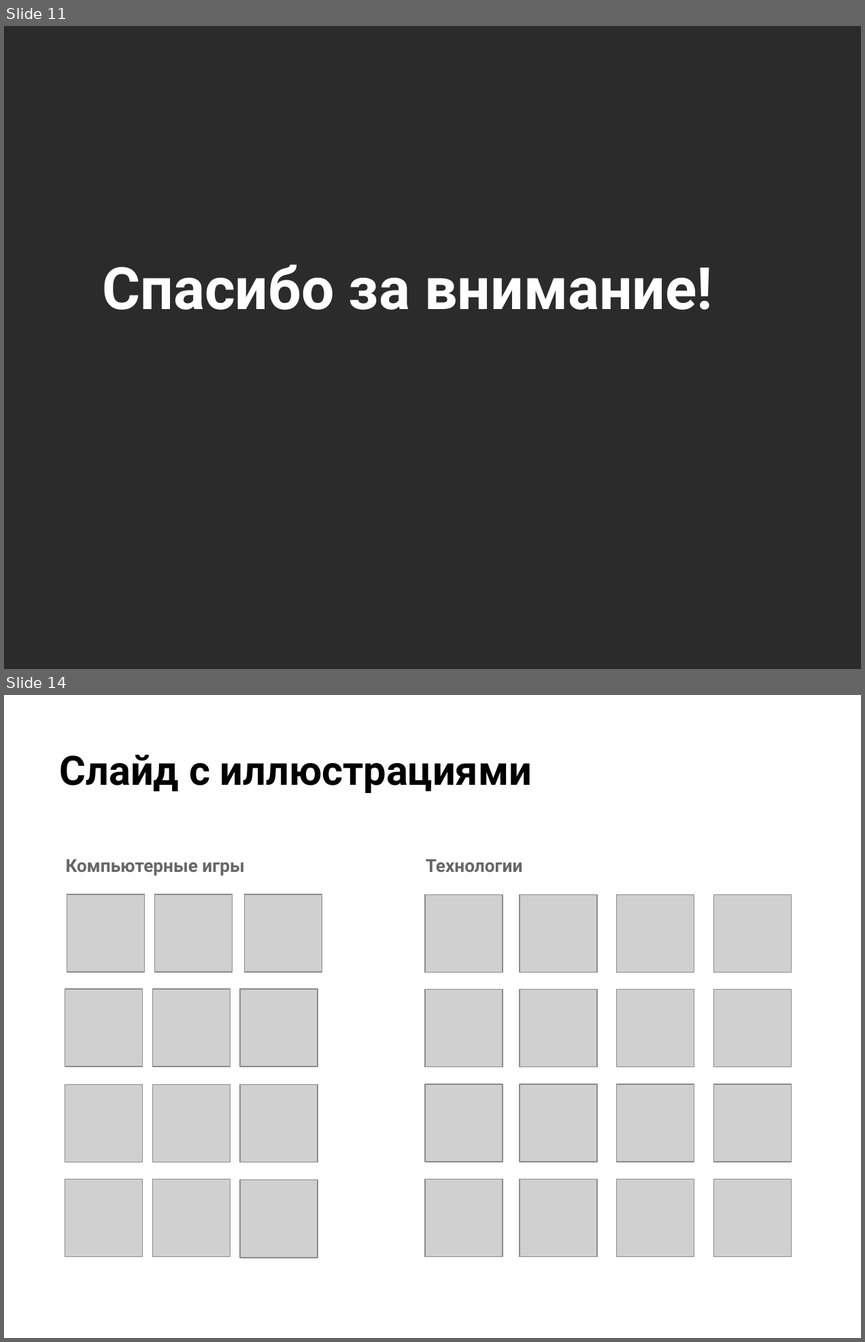
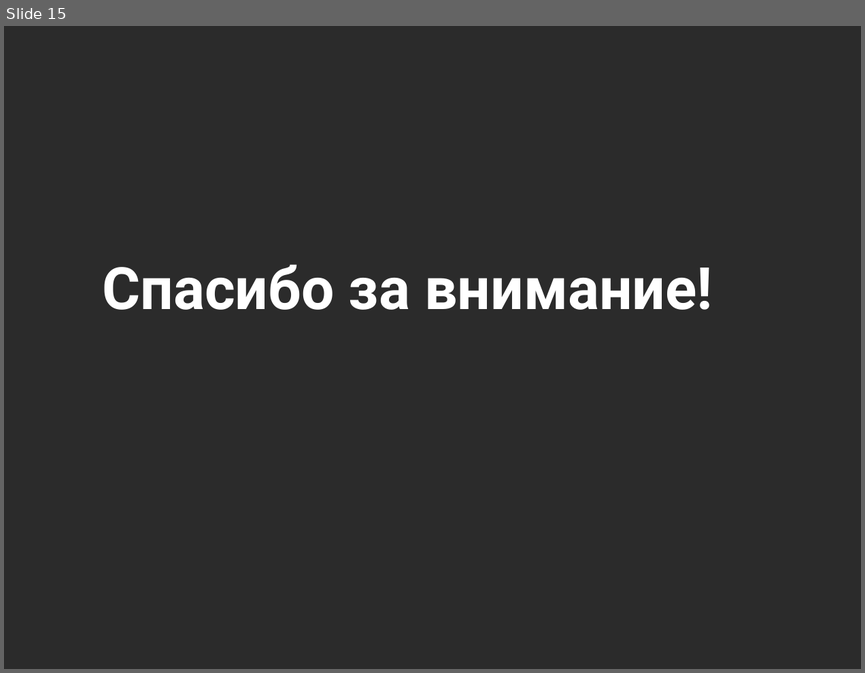
Before and after one commit to petryak-off/otus_dz, a slide deck: Проектная работа.pptx. Shown one above the other, each under a label of ours: slides 11 and 14 before the commit, slide 15 after it; the slides between them are not shown. The pictures are 865x1342 and 865x673 pixels, drawn with LibreOffice and Linux fonts; fonts in the diff are those of the drawing; grey boxes stand for pictures; background and template pictures are left out; a plain dark background stands for a picture behind light text. Boxes give left, top, right and bottom in pixels: in the first picture for what was removed or moved away, otherwise in the second. Text is boxed around its words. In the diff, an @@ line names an element or a change of style, - is before the commit and + after.

```diff
--- a/Проектная работа.pptx
+++ b/Проектная работа.pptx
@@ slide 14 removed at (4, 695, 861, 1338), background picture (left out) @@
@@ title removed at (60, 754, 532, 793) @@
-Слайд с иллюстрациями
@@ text removed at (66, 859, 244, 876) @@
-Компьютерные игры
@@ text removed at (426, 859, 523, 872) @@
-Технологии
@@ picture removed at (67, 894, 145, 972) @@
@@ picture removed at (155, 894, 232, 972) @@
@@ picture removed at (245, 894, 323, 972) @@
@@ picture removed at (425, 895, 502, 972) @@
@@ picture removed at (520, 895, 598, 972) @@
@@ picture removed at (617, 895, 695, 972) @@
@@ picture removed at (713, 895, 791, 972) @@
@@ picture removed at (65, 989, 143, 1067) @@
@@ picture removed at (152, 989, 230, 1067) @@
@@ picture removed at (239, 989, 317, 1067) @@
@@ picture removed at (425, 989, 502, 1067) @@
@@ picture removed at (520, 989, 598, 1067) @@
@@ picture removed at (617, 989, 695, 1067) @@
@@ picture removed at (713, 989, 791, 1067) @@
@@ picture removed at (65, 1085, 143, 1163) @@
@@ picture removed at (152, 1085, 230, 1163) @@
@@ picture removed at (239, 1085, 317, 1163) @@
@@ picture removed at (425, 1084, 502, 1162) @@
@@ picture removed at (520, 1084, 598, 1162) @@
@@ picture removed at (617, 1084, 695, 1162) @@
@@ picture removed at (713, 1084, 791, 1162) @@
@@ picture removed at (65, 1178, 143, 1256) @@
@@ picture removed at (152, 1178, 230, 1256) @@
@@ picture removed at (239, 1180, 317, 1258) @@
@@ picture removed at (425, 1178, 502, 1256) @@
@@ picture removed at (520, 1178, 598, 1256) @@
@@ picture removed at (617, 1178, 695, 1256) @@
@@ picture removed at (713, 1178, 791, 1256) @@
@@ what was slide 11 is now slide 15 @@
```
Also in this commit, not shown: 2 slides changed, 5 slides added, 8 other slides removed, 6 other files.
